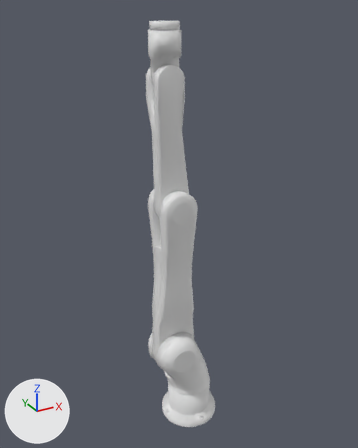
A saved change to the Blender file models/kuka/kuka.blend.
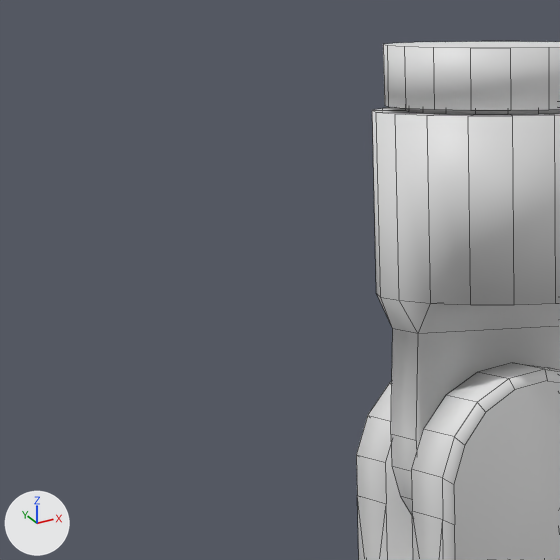
The first picture shows the older version from a 50 mm camera at (-7.28, -12.49, 13.87) aimed at (-0.23, 0.33, 7.46). The close-ups show both versions on the part from 27% to 48% of the width and 3% to 20% of the height of that picture; other places that the commit changed are outside them. Arrows for +X, +Y and +Z are at lower left; the lights stay in place. The close-ups show mesh edges as thin lines.

The first close-up shows 'kukaLink3', 'kukaLink4', 'kukaLink5'.
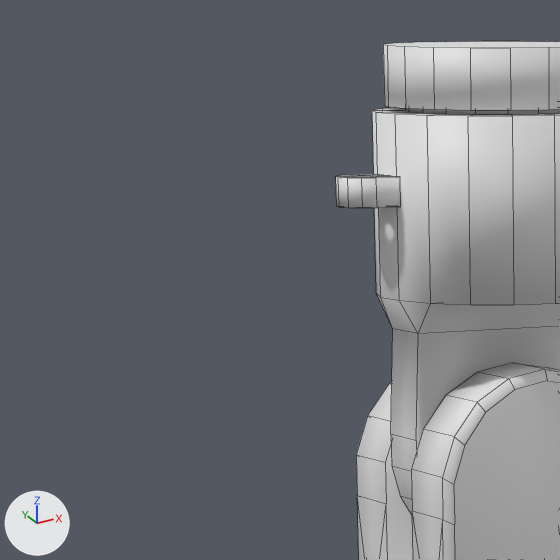
Where the change shows, as pixel boxes [x1, y1, x2, y2] in the close-ups (560 x 560 px):
'kukaSleeveFixture5', added: after [336, 174, 400, 208]

Edits to the bpy script that builds the scene:
```text
Add me_circle_013:
    me_circle_013.from_pydata(...)  # 48 vertices, 32 faces; spans x -0.1..0.1, y -0.1..0.1, z -0.05..0.05
    me_circle_013.polygons.foreach_set('use_smooth', [True] * 32)
Add ob_kukasleevefixture5:
    ob_kukasleevefixture5 = bpy.data.objects.new('kukaSleeveFixture5', me_circle_013)
    ob_kukasleevefixture5.parent = ob_kukalink4
    ob_kukasleevefixture5.matrix_parent_inverse = Matrix(((1.0, 0.0, 0.0, 0.845), (0.0, 1.0, 0.0, 0.0), (0.0, 0.0, 1.0, -12.13), (0.0, 0.0, 0.0, 1.0)))
    ob_kukasleevefixture5.location = (-1.374, 0.0, 13.04)
```
